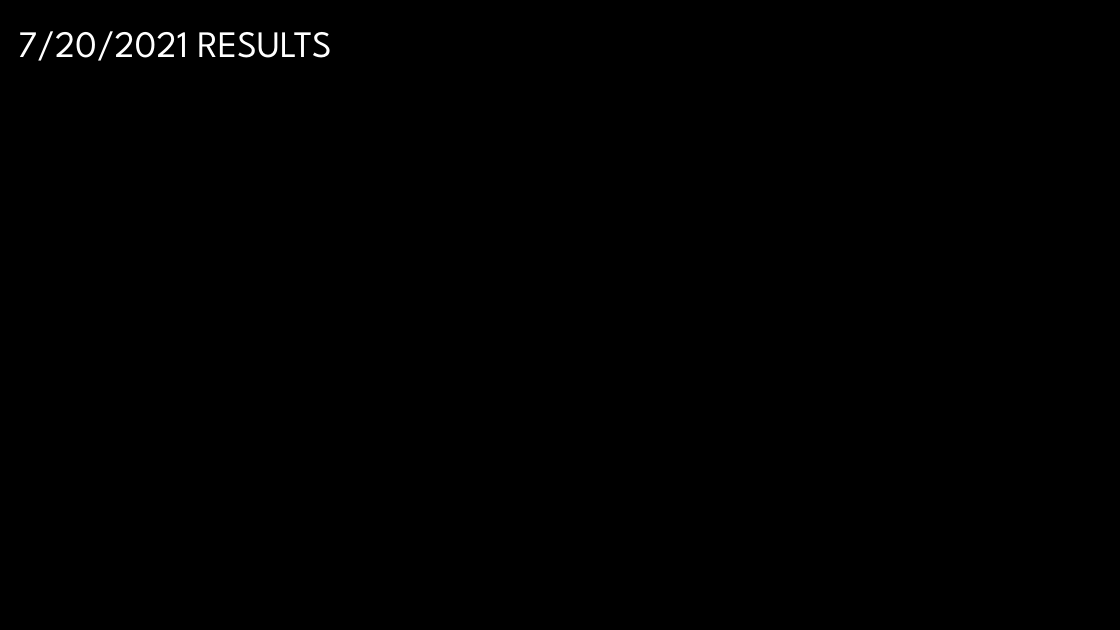
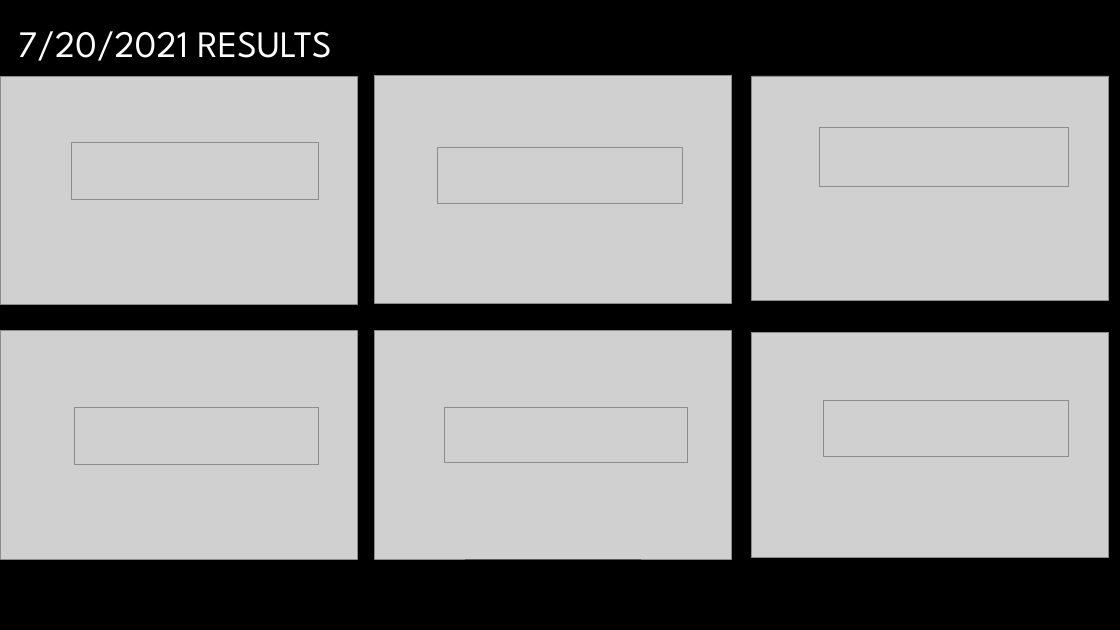
Before and after one commit to kch34/summer_2021, a slide deck: slide 3 of Reinforcement Learning/experiments.pptx. Drawn at 1120x630 pixels with LibreOffice and Linux fonts; fonts in the diff are those of the drawing; grey boxes stand for pictures; background and template pictures are left out. Boxes give left, top, right and bottom in pixels: in the first picture for what was removed or moved away, otherwise in the second. Text is boxed around its words. In the diff, an @@ line names an element or a change of style, - is before the commit and + after.

```diff
--- a/Reinforcement Learning/experiments.pptx
+++ b/Reinforcement Learning/experiments.pptx
@@ picture added at box(0, 76, 357, 305) @@
@@ picture added at box(375, 75, 732, 303) @@
@@ picture added at box(752, 76, 1109, 301) @@
@@ picture added at box(71, 142, 319, 199) @@
@@ picture added at box(437, 148, 683, 204) @@
@@ picture added at box(820, 128, 1070, 187) @@
@@ picture added at box(0, 331, 357, 560) @@
@@ picture added at box(375, 331, 732, 560) @@
@@ picture added at box(752, 333, 1109, 558) @@
@@ picture added at box(75, 408, 319, 465) @@
@@ picture added at box(444, 408, 688, 463) @@
@@ picture added at box(824, 401, 1070, 457) @@
```
Also in this commit, not shown: 2 slides added, 53 other files.
